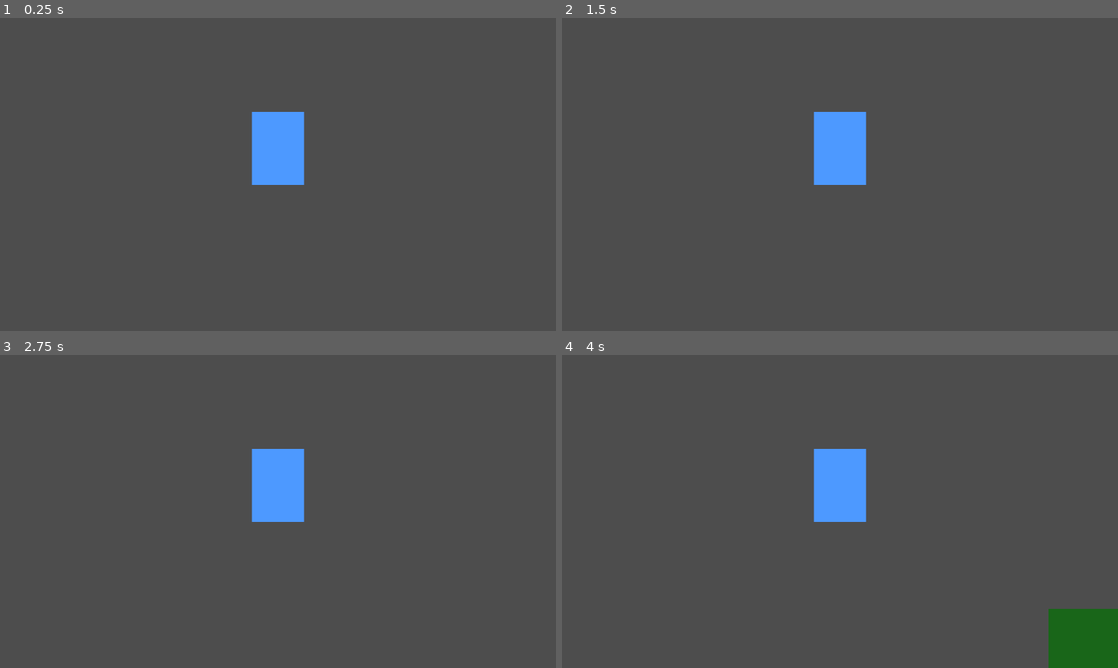
Above: before the commit, frames 1-4 (two rows, left to right).
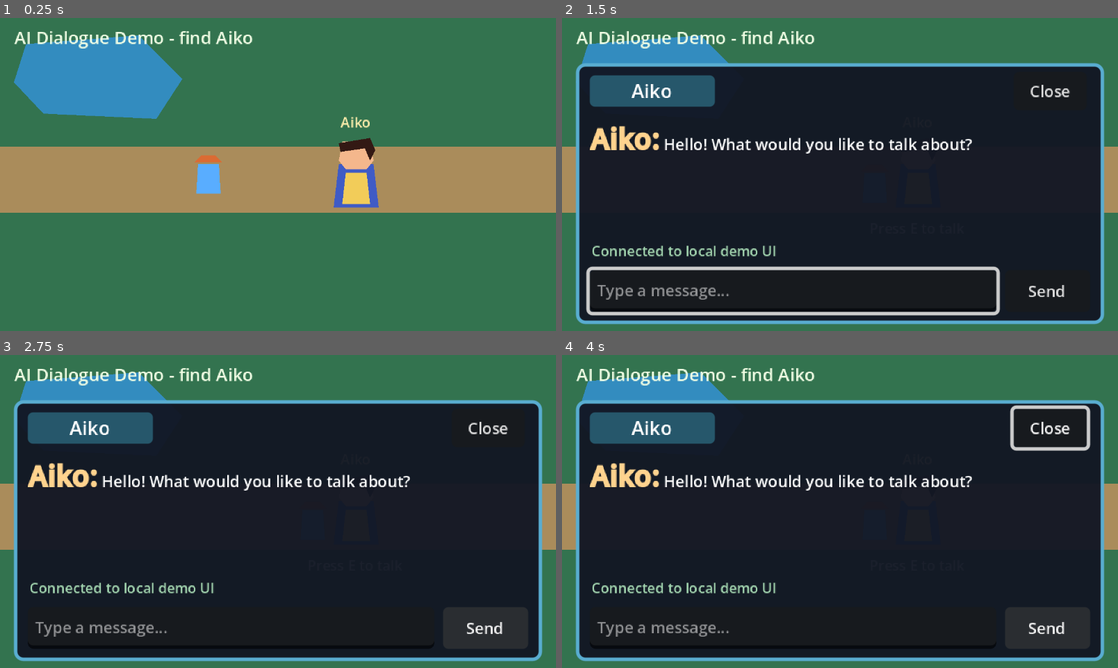
Above: after the commit, the same moments.

Repository: T3737/KotoDama
Game: Godot game, scene res://scenes/AIDialogueDemo.tscn
Same seed, same stepped clock (60 frames per second), same inputs: the game is played once before the commit and once after it. Before the commit the project starts from res://scenes/World.tscn.
Inputs (mouse positions are in pixels of both pictures, inside the frame that each line leads up to):
- Up to frame 1 (0.25 s): no input
- Up to frame 2 (1.5 s): tap Enter at 0.5 s; hold Right (ui_right) 0.53-1.28 s; hold E (interact) 0.53-1.28 s; hold Down (ui_down) from 1.28 s (still down); tap E (interact) at 1.35 s
- Up to frame 3 (2.75 s): release Down (ui_down) at 2 s; click (483, 627) at 2 s, where only the run after the commit has a clickable "Send"
- Up to frame 4 (4 s): tap E (interact) at 2.75, 3.6 s; hold Right (ui_right) 2.78-3.53 s; hold E (interact) 2.78-3.53 s; hold Up (ui_up) from 3.53 s (still down)

The runs differ from the first frame. In frame 1, 100% of the frame differs, in the area x 0-100%, y 0-100%; in frame 2, 100%; in frame 3, 100%; in frame 4, 100%.

Commit message:
bug fixes - movement hopefully

Diff:
--- a/pixel_farm_godot4/godot_skeleton/project.godot
+++ b/pixel_farm_godot4/godot_skeleton/project.godot
@@ -15,7 +15,7 @@
 [application]
 
 config/name="PixelFarm"
-run/main_scene="res://scenes/World.tscn"
+run/main_scene="res://scenes/AIDialogueDemo.tscn"
 config/features=PackedStringArray("4.6", "GL Compatibility")
 config/icon="res://icon.svg"
 
@@ -33,6 +33,35 @@
 "events": [Object(InputEventKey,"resource_local_to_scene":false,"resource_name":"","device":-1,"window_id":0,"alt_press …(192 unchanged characters)…
 ]
 }
+demo_move_left={
+"deadzone": 0.5,
+"events": [Object(InputEventKey,"resource_local_to_scene":false,"resource_name":"","device":-1,"window_id":0,"alt_pressed":false,"shift_pressed":false,"ctrl_pressed":false,"meta_pressed":false,"pressed":false,"keycode":0,"physical_keycode":65,"key_label":0,"unicode":97,"location":0,"echo":false,"script":null)
+, Object(InputEventKey,"resource_local_to_scene":false,"resource_name":"","device":-1,"window_id":0,"alt_pressed":false,"shift_pressed":false,"ctrl_pressed":false,"meta_pressed":false,"pressed":false,"keycode":4194319,"physical_keycode":0,"key_label":0,"unicode":0,"location":0,"echo":false,"script":null)
+]
+}
+demo_move_right={
+"deadzone": 0.5,
+"events": [Object(InputEventKey,"resource_local_to_scene":false,"resource_name":"","device":-1,"window_id":0,"alt_pressed":false,"shift_pressed":false,"ctrl_pressed":false,"meta_pressed":false,"pressed":false,"keycode":0,"physical_keycode":68,"key_label":0,"unicode":100,"location":0,"echo":false,"script":null)
+, Object(InputEventKey,"resource_local_to_scene":false,"resource_name":"","device":-1,"window_id":0,"alt_pressed":false,"shift_pressed":false,"ctrl_pressed":false,"meta_pressed":false,"pressed":false,"keycode":4194321,"physical_keycode":0,"key_label":0,"unicode":0,"location":0,"echo":false,"script":null)
+]
+}
+demo_move_up={
+"deadzone": 0.5,
+"events": [Object(InputEventKey,"resource_local_to_scene":false,"resource_name":"","device":-1,"window_id":0,"alt_pressed":false,"shift_pressed":false,"ctrl_pressed":false,"meta_pressed":false,"pressed":false,"keycode":0,"physical_keycode":87,"key_label":0,"unicode":119,"location":0,"echo":false,"script":null)
+, Object(InputEventKey,"resource_local_to_scene":false,"resource_name":"","device":-1,"window_id":0,"alt_pressed":false,"shift_pressed":false,"ctrl_pressed":false,"meta_pressed":false,"pressed":false,"keycode":4194320,"physical_keycode":0,"key_label":0,"unicode":0,"location":0,"echo":false,"script":null)
+]
+}
+demo_move_down={
+"deadzone": 0.5,
+"events": [Object(InputEventKey,"resource_local_to_scene":false,"resource_name":"","device":-1,"window_id":0,"alt_pressed":false,"shift_pressed":false,"ctrl_pressed":false,"meta_pressed":false,"pressed":false,"keycode":0,"physical_keycode":83,"key_label":0,"unicode":115,"location":0,"echo":false,"script":null)
+, Object(InputEventKey,"resource_local_to_scene":false,"resource_name":"","device":-1,"window_id":0,"alt_pressed":false,"shift_pressed":false,"ctrl_pressed":false,"meta_pressed":false,"pressed":false,"keycode":4194322,"physical_keycode":0,"key_label":0,"unicode":0,"location":0,"echo":false,"script":null)
+]
+}
+demo_interact={
+"deadzone": 0.5,
+"events": [Object(InputEventKey,"resource_local_to_scene":false,"resource_name":"","device":-1,"window_id":0,"alt_pressed":false,"shift_pressed":false,"ctrl_pressed":false,"meta_pressed":false,"pressed":false,"keycode":0,"physical_keycode":69,"key_label":0,"unicode":101,"location":0,"echo":false,"script":null)
+]
+}
 
 [rendering]
 
--- a/pixel_farm_godot4/godot_skeleton/scripts/AIBackendClient.gd
+++ b/pixel_farm_godot4/godot_skeleton/scripts/AIBackendClient.gd
@@ -41,10 +41,12 @@
 	)
 
 	if request_error != OK:
+		print("AI backend error: request could not start (", request_error, ")")
 		request_failed.emit("Could not start the backend request (error %d)." % request_error)
 		return
 
 	_busy = true
+	print("AI backend request sent to ", endpoint)
 
 func _on_request_completed(
 	result: int,
@@ -55,6 +57,7 @@
 	_busy = false
 
 	if result != HTTPRequest.RESULT_SUCCESS:
+		print("AI backend error: network result ", result)
 		request_failed.emit(
 			"Cannot contact the AI backend at %s (network error %d)." % [endpoint, result]
 		)
@@ -67,11 +70,14 @@
 		var detail := response_text
 		if parsed is Dictionary and parsed.has("detail"):
 			detail = str(parsed["detail"])
+		print("AI backend error: HTTP ", response_code)
 		request_failed.emit("Backend error %d: %s" % [response_code, detail])
 		return
 
 	if not parsed is Dictionary or not parsed.has("npc_text"):
+		print("AI backend error: response missing npc_text")
 		request_failed.emit("The backend response did not contain npc_text.")
 		return
 
+	print("AI backend response received with npc_text")
 	response_received.emit(str(parsed["npc_text"]))
--- a/pixel_farm_godot4/godot_skeleton/scripts/AIDemoPlayer.gd
+++ b/pixel_farm_godot4/godot_skeleton/scripts/AIDemoPlayer.gd
@@ -1,19 +1,47 @@
 extends CharacterBody2D
 
-const SPEED := 80.0
+@export var movement_speed := 80.0
+@export var movement_bounds := Rect2(8.0, 18.0, 304.0, 154.0)
 
 var _interactable: Interactable
+var _movement_enabled := true
+var _was_moving := false
 
 func _ready() -> void:
 	add_to_group("player")
+	print("AI demo player ready")
 
 func _physics_process(_delta: float) -> void:
-	var direction := Input.get_vector("ui_left", "ui_right", "ui_up", "ui_down")
-	velocity = direction * SPEED
+	if not _movement_enabled:
+		velocity = Vector2.ZERO
+		_was_moving = false
+		return
+
+	var direction := Input.get_vector(
+		"demo_move_left",
+		"demo_move_right",
+		"demo_move_up",
+		"demo_move_down"
+	)
+	if direction != Vector2.ZERO and not _was_moving:
+		print("AI demo movement input detected: ", direction)
+		_was_moving = true
+	if direction == Vector2.ZERO:
+		_was_moving = false
+
+	velocity = direction.normalized() * movement_speed
 	move_and_slide()
+	global_position = global_position.clamp(
+		movement_bounds.position,
+		movement_bounds.end
+	)
 
 func _unhandled_input(event: InputEvent) -> void:
-	if event.is_action_pressed("interact") and _interactable != null:
+	if not _movement_enabled or not event.is_action_pressed("demo_interact"):
+		return
+
+	print("AI demo interaction key pressed")
+	if _interactable != null:
 		_interactable.interact(self)
 
 func set_interactable(interactable: Interactable) -> void:
@@ -22,3 +50,12 @@
 func clear_interactable(interactable: Interactable) -> void:
 	if _interactable == interactable:
 		_interactable = null
+
+func set_movement_enabled(enabled: bool) -> void:
+	_movement_enabled = enabled
+	if not enabled:
+		velocity = Vector2.ZERO
+		_was_moving = false
+
+func is_movement_enabled() -> bool:
+	return _movement_enabled
--- a/pixel_farm_godot4/godot_skeleton/scripts/AIDialogueDemo.gd
+++ b/pixel_farm_godot4/godot_skeleton/scripts/AIDialogueDemo.gd
@@ -4,7 +4,7 @@
 const TARGET_LANGUAGE := "Japanese"
 const SCENE_CONTEXT := "A friendly villager is chatting with the player in a quiet farm clearing."
 
-@onready var player: CharacterBody2D = $Player
+@onready var player = $Player
 @onready var npc: AITestNPC = $Aiko
 @onready var dialogue_ui: AIDialogueUI = $DialogueUI
 @onready var backend_client: AIBackendClient = $AIBackendClient
@@ -12,16 +12,20 @@
 var _session_id := "godot_demo_%d" % Time.get_unix_time_from_system()
 
 func _ready() -> void:
-	npc.dialogue_requested.connect(dialogue_ui.open_dialogue)
+	npc.dialogue_requested.connect(_on_dialogue_requested)
 	dialogue_ui.message_submitted.connect(_on_message_submitted)
 	dialogue_ui.dialogue_closed.connect(_on_dialogue_closed)
 	backend_client.response_received.connect(_on_response_received)
 	backend_client.request_failed.connect(_on_request_failed)
 
+func _on_dialogue_requested(npc_name: String) -> void:
+	player.set_movement_enabled(false)
+	dialogue_ui.open_dialogue(npc_name)
+	print("AI dialogue opened")
+
 func _on_message_submitted(player_text: String) -> void:
 	dialogue_ui.append_player_text(player_text)
 	dialogue_ui.set_thinking(true)
-	player.set_physics_process(false)
 	backend_client.send_message(
 		player_text,
 		NPC_NAME,
@@ -33,10 +37,12 @@
 func _on_response_received(npc_text: String) -> void:
 	dialogue_ui.append_npc_text(npc_text)
 	dialogue_ui.set_thinking(false)
-	dialogue_ui.player_input.grab_focus()
+	if dialogue_ui.is_open():
+		dialogue_ui.player_input.grab_focus()
 
 func _on_request_failed(message: String) -> void:
 	dialogue_ui.show_error(message)
 
 func _on_dialogue_closed() -> void:
-	player.set_physics_process(true)
+	player.set_movement_enabled(true)
+	print("AI dialogue closed")
--- a/pixel_farm_godot4/godot_skeleton/scripts/AIDialogueUI.gd
+++ b/pixel_farm_godot4/godot_skeleton/scripts/AIDialogueUI.gd
@@ -14,6 +14,7 @@
 
 func _ready() -> void:
 	panel.visible = false
+	player_input.release_focus()
 	send_button.pressed.connect(_submit_text)
 	close_button.pressed.connect(close_dialogue)
 	player_input.text_submitted.connect(_on_text_submitted)
@@ -28,8 +29,12 @@
 	player_input.grab_focus()
 
 func close_dialogue() -> void:
+	player_input.release_focus()
 	panel.visible = false
 	dialogue_closed.emit()
+
+func is_open() -> bool:
+	return panel.visible
 
 func append_player_text(text: String) -> void:
 	conversation.append_text("[color=#8ecbff][b]You:[/b][/color] %s\n" % _escape_bbcode(text))
@@ -53,7 +58,8 @@
 	status_label.text = message
 	status_label.modulate = Color(1.0, 0.4, 0.4)
 	conversation.append_text("[color=#ff7777][b]Error:[/b] %s[/color]\n" % _escape_bbcode(message))
-	player_input.grab_focus()
+	if panel.visible:
+		player_input.grab_focus()
 
 func _submit_text() -> void:
 	var text := player_input.text.strip_edges()
--- a/pixel_farm_godot4/godot_skeleton/scripts/AITestNPC.gd
+++ b/pixel_farm_godot4/godot_skeleton/scripts/AITestNPC.gd
@@ -7,3 +7,13 @@
 
 func _on_interact(_player: Node) -> void:
 	dialogue_requested.emit(npc_name)
+
+func _on_body_entered(body: Node) -> void:
+	super._on_body_entered(body)
+	if body.is_in_group("player"):
+		print("Player entered Aiko's interaction range")
+
+func _on_body_exited(body: Node) -> void:
+	super._on_body_exited(body)
+	if body.is_in_group("player"):
+		print("Player left Aiko's interaction range")
